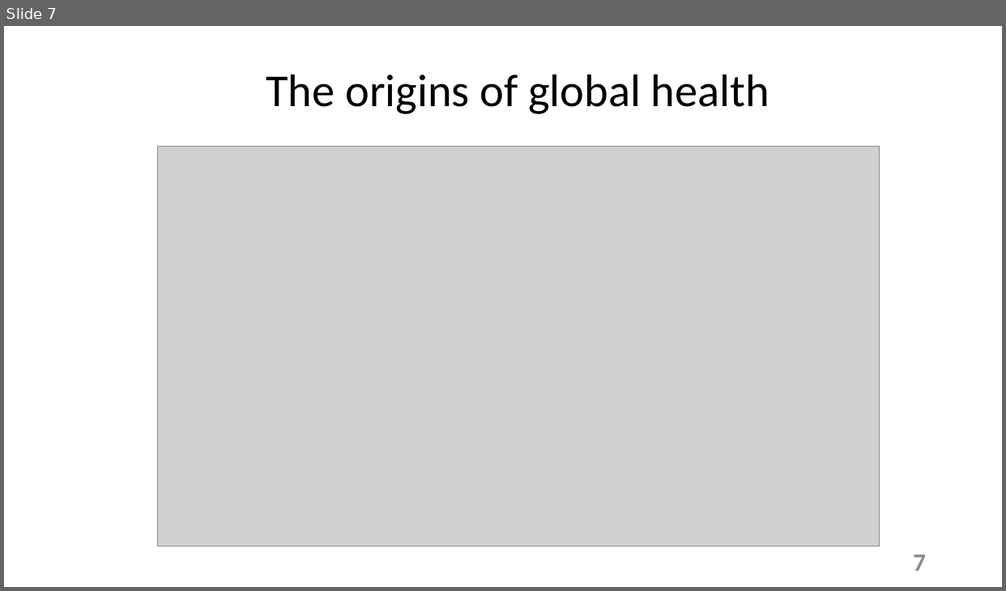
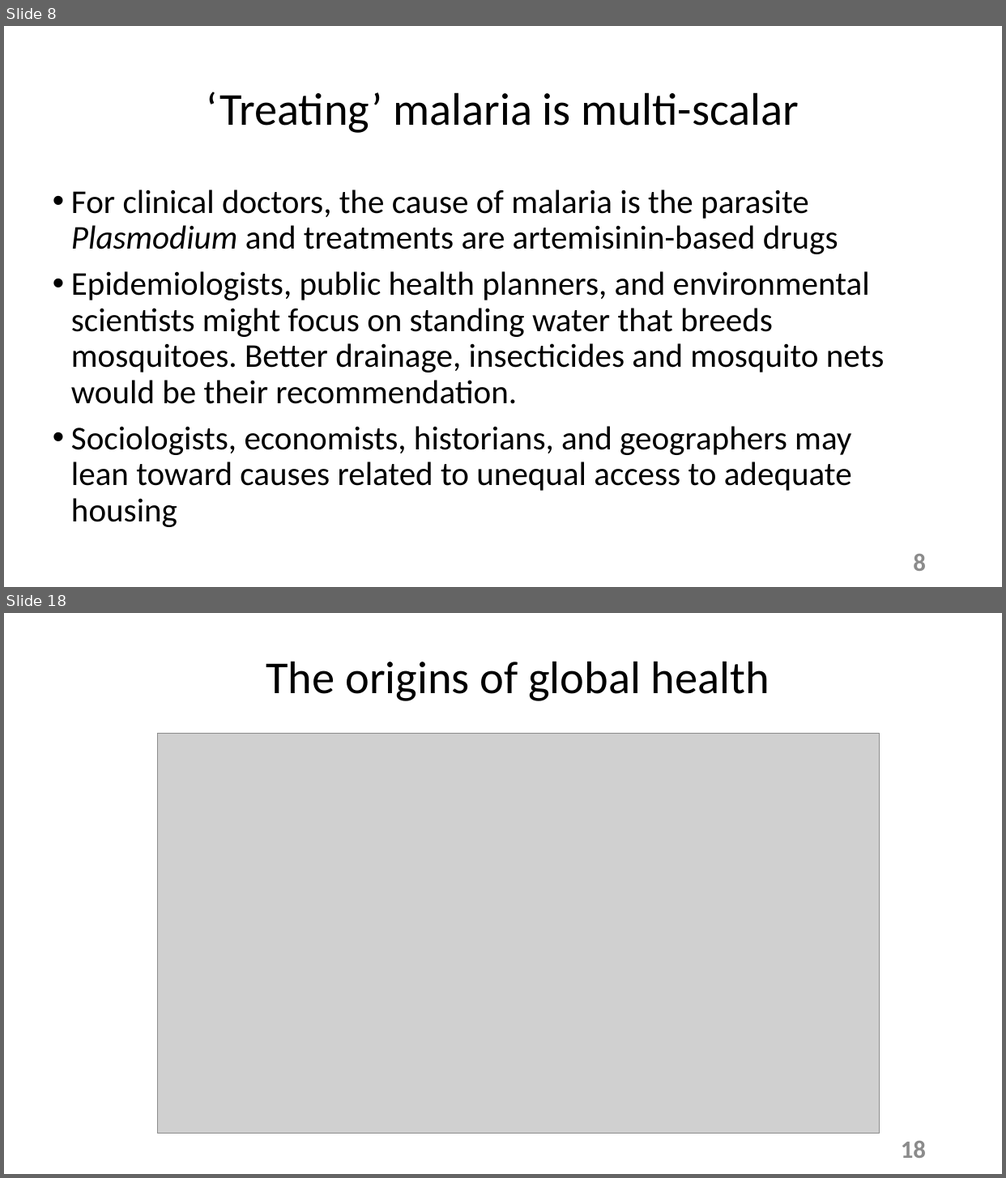
Before and after one commit to tstallins/tstallins.github.io, a slide deck: courses/261/introonline.pptx. Shown one above the other, each under a label of ours: slide 7 before the commit, slides 8 and 18 after it; the slides between them are not shown. The pictures are 1006x591 and 1006x1178 pixels, drawn with LibreOffice and Linux fonts; fonts in the diff are those of the drawing; grey boxes stand for pictures. Boxes give left, top, right and bottom in pixels: in the first picture for what was removed or moved away, otherwise in the second. Text is boxed around its words. In the diff, an @@ line names an element or a change of style, - is before the commit and + after.

```diff
--- a/courses/261/introonline.pptx
+++ b/courses/261/introonline.pptx
@@ slide 8 added at [4,26,1002,587], background #FFFFFF @@
@@ title added at [206,92,799,133], 44 pt, text #000000 @@
+‘Treating’ malaria is multi-scalar
@@ text added at [71,190,884,527], 32 pt, text #000000 @@
+• For clinical doctors, the cause of malaria is the parasite Plasmodium and treatments are artemisinin-based drugs
+• Epidemiologists, public health planners, and environmental scientists might focus on standing water that breeds mosquitoes. Better drainage, insecticides and mosquito nets would be their recommendation.
+• Sociologists, economists, historians, and geographers may lean toward causes related to unequal access to adequate housing
@@ page number added at [913,554,926,571], 24 pt, text #8C8C8C, bold @@
+8
@@ what was slide 7 is now slide 18 @@
@@ page number at [901,1141,926,1158]: text changed @@
-7
+18
```
Also in this commit, not shown: 16 other slides added, 6 slides removed, 1 other file.
